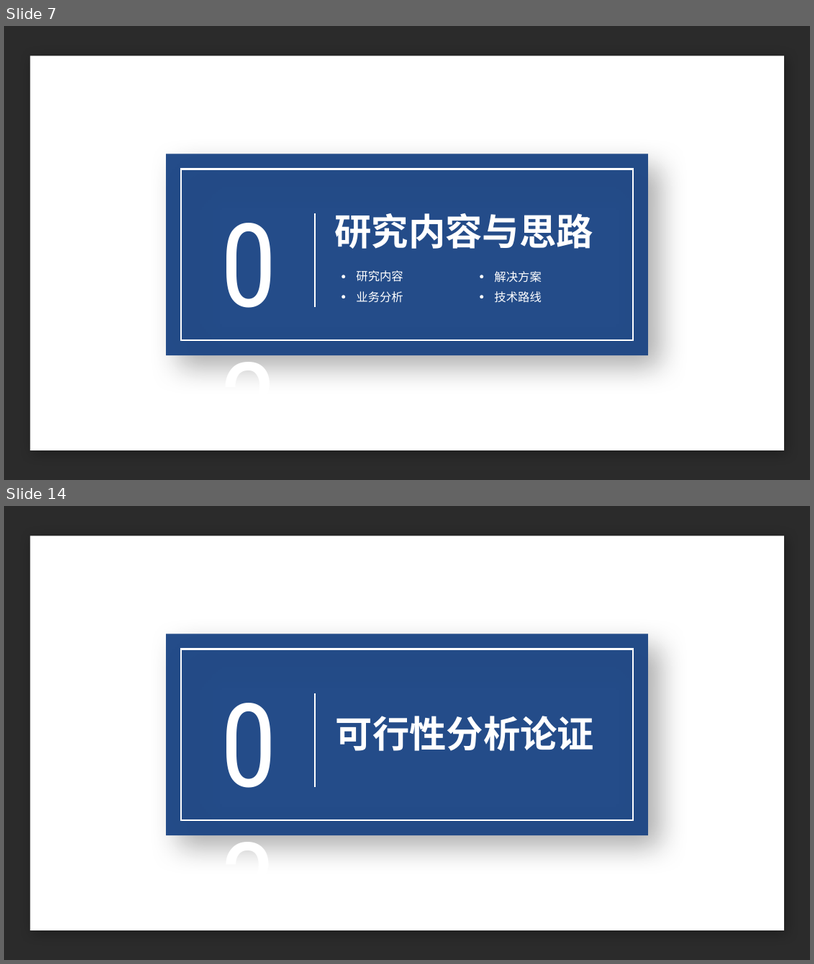
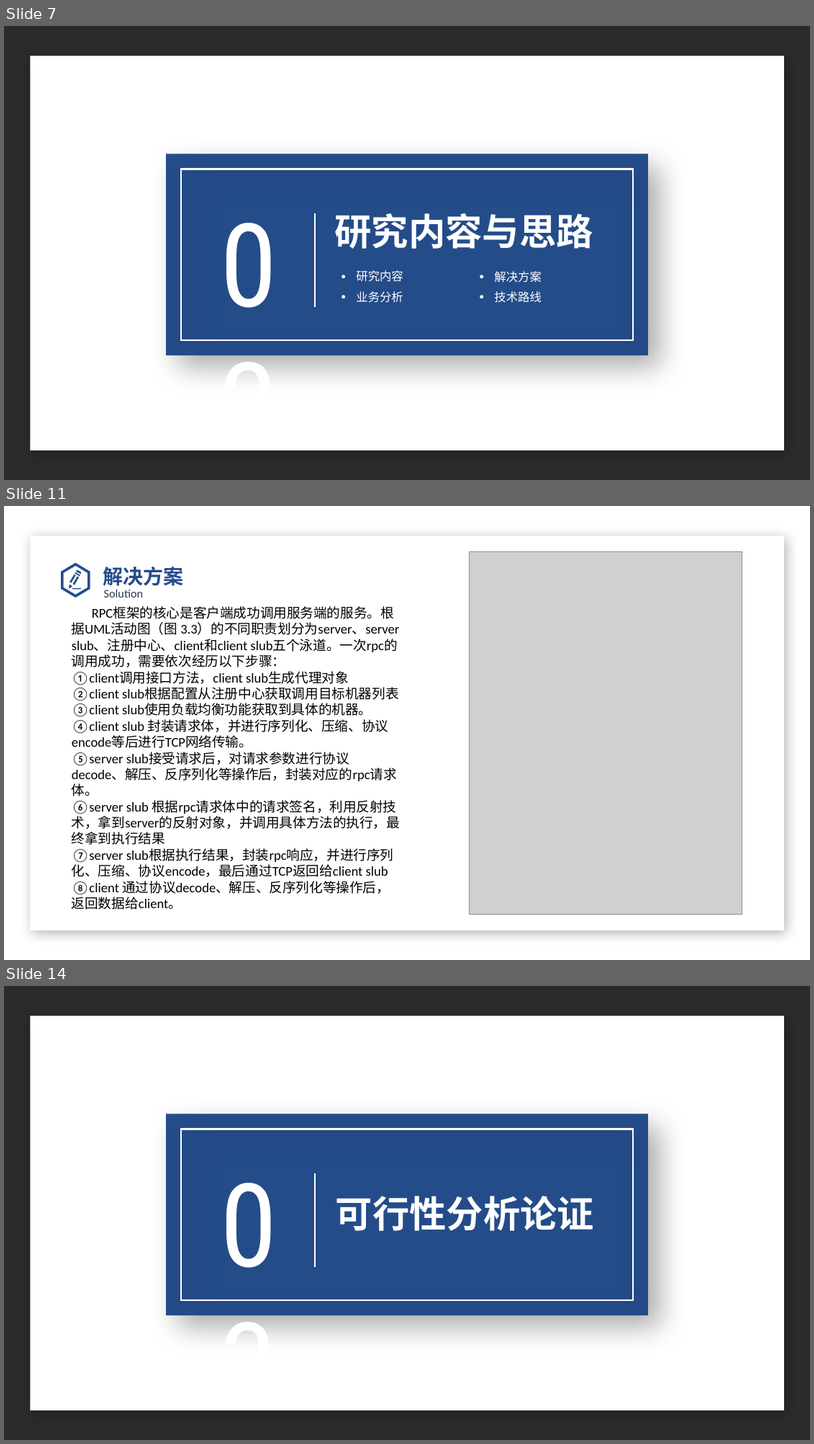
Before and after one commit to 2290653824/sward-rpc, a slide deck: files/2. 开题答辩/201931031311_卓悦_西南石油大学毕业设计（论文）开题报告.pptx. Shown one above the other, each under a label of ours: slides 7 and 14 before the commit, slides 7, 11 and 14 after it; the slides between them are not shown. The pictures are 814x964 and 814x1444 pixels, drawn with LibreOffice and Linux fonts; fonts in the diff are those of the drawing; grey boxes stand for pictures; background and template pictures are left out; a plain dark background stands for a picture behind light text. Boxes give left, top, right and bottom in pixels: in the first picture for what was removed or moved away, otherwise in the second. Text is boxed around its words. In the diff, an @@ line names an element or a change of style, - is before the commit and + after.

```diff
--- a/files/2. 开题答辩/201931031311_卓悦_西南石油大学毕业设计（论文）开题报告.pptx
+++ b/files/2. 开题答辩/201931031311_卓悦_西南石油大学毕业设计（论文）开题报告.pptx
@@ slide 11 added at bbox=[4, 506, 810, 960], background picture (left out); not listed: 1 template element that a slide beside it also shows @@
@@ freeform shape added at bbox=[61, 563, 90, 597], fill #244C89 @@
@@ title added at bbox=[103, 566, 184, 590], 24 pt, text #244C89, bold @@
+解决方案
@@ picture added at bbox=[470, 552, 743, 914] @@
@@ text added at bbox=[104, 589, 144, 597], 14 pt, text #313D51 @@
+Solution
@@ text added at bbox=[72, 607, 400, 909], 16 pt, text #000000 @@
+RPC框架的核心是客户端成功调用服务端的服务。根据UML活动图（图 3.3）的不同职责划分为server、server slub、注册中心、client和client slub五个泳道。一次rpc的调用成功，需要依次经历以下步骤：
+①client调用接口方法，client slub生成代理对象
+②client slub根据配置从注册中心获取调用目标机器列表
+③client slub使用负载均衡功能获取到具体的机器。
+④client slub 封装请求体，并进行序列化、压缩、协议encode等后进行TCP网络传输。
+⑤server slub接受请求后，对请求参数进行协议decode、解压、反序列化等操作后，封装对应的rpc请求体。
+⑥server slub 根据rpc请求体中的请求签名，利用反射技术，拿到server的反射对象，并调用具体方法的执行，最终拿到执行结果
+⑦server slub根据执行结果，封装rpc响应，并进行序列化、压缩、协议encode，最后通过TCP返回给client slub
+⑧client 通过协议decode、解压、反序列化等操作后，返回数据给client。
```
Also in this commit, not shown: 10 slides changed, 1 slide removed, 1 other file.
